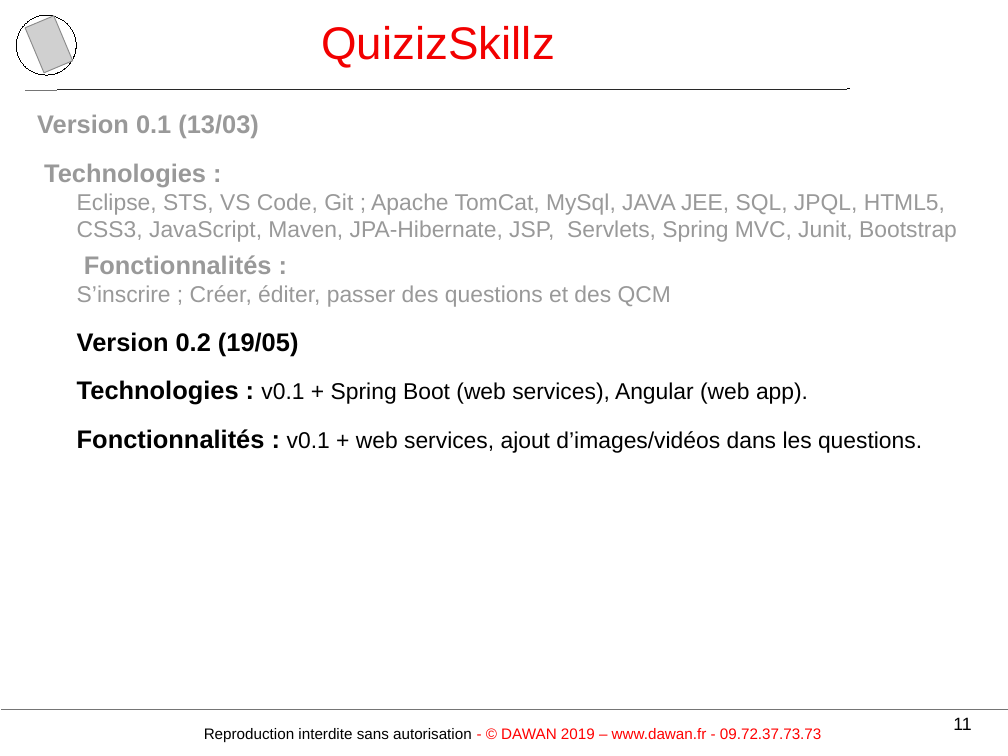
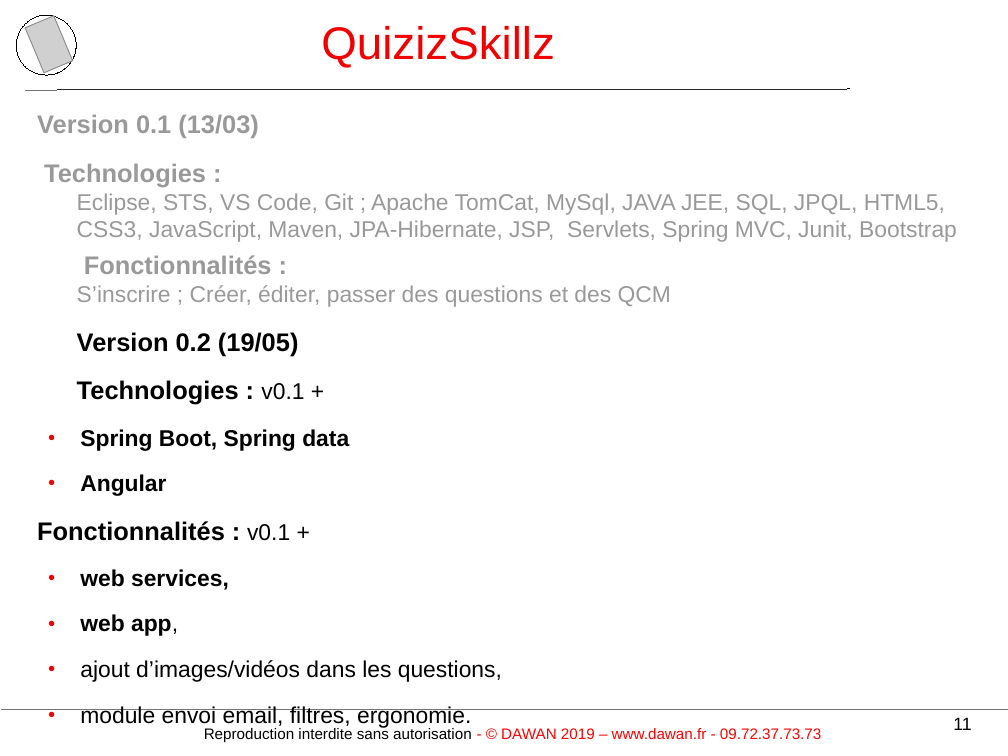
Before and after one commit to TeamLBnantes/QCM, a slide deck: slide 11 of 02Organisation/presentation de Mai/QuizIzSkillzAvecQCM.odp. Drawn at 1008x756 pixels with LibreOffice and Linux fonts; fonts in the diff are those of the drawing; grey boxes stand for pictures; background and template pictures are left out. Boxes give left, top, right and bottom in pixels: in the first picture for what was removed or moved away, otherwise in the second. Text is boxed around its words. In the diff, an @@ line names an element or a change of style, - is before the commit and + after.

Commit message:
signaler angular, video css angular, suivi passage angular en bdd via QCMpassed et QuestionUsed

```diff
--- a/02Organisation/presentation de Mai/QuizIzSkillzAvecQCM.odp
+++ b/02Organisation/presentation de Mai/QuizIzSkillzAvecQCM.odp
@@ text at [37, 380, 502, 729]: text changed @@
-Technologies : v0.1 + Spring Boot (web services), Angular (web app).
-Fonctionnalités : v0.1 + web services, ajout d’images/vidéos dans les questions.
+Technologies : v0.1 +
+● Spring Boot, Spring data
+● Angular
+Fonctionnalités : v0.1 +
+● web services,
+● web app,
+● ajout d’images/vidéos dans les questions,
+● module envoi email, filtres, ergonomie.
```
Also in this commit, not shown: 10 other slides changed, 6 slides added, 2 slides removed, 40 other files.
